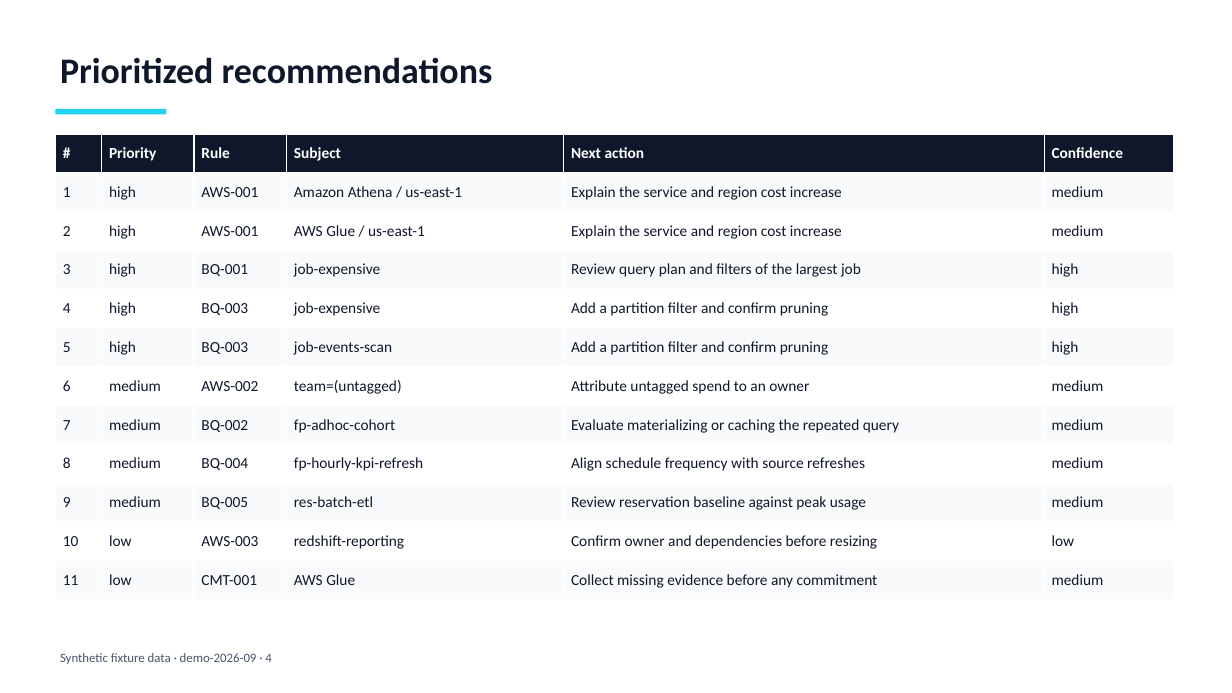
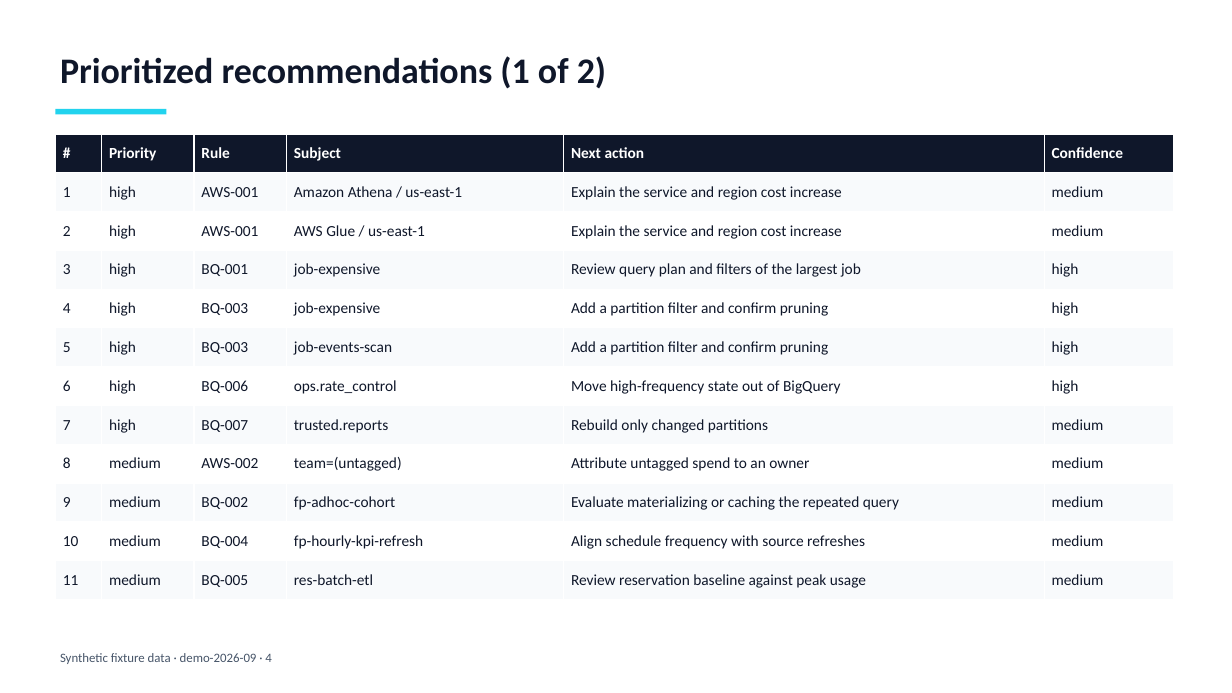
Before and after one commit to LucasRangelSSouza/cloud-data-finops-sdd-toolkit, a slide deck: slide 4 of docs/evidence/release-fixture/synthetic-finops-assessment.pptx. Drawn at 1232x693 pixels with LibreOffice and Linux fonts; fonts in the diff are those of the drawing. Boxes give left, top, right and bottom in pixels: in the first picture for what was removed or moved away, otherwise in the second. Text is boxed around its words. In the diff, an @@ line names an element or a change of style, - is before the commit and + after.

Commit message:
Three rules for the costs that dominate data lakes: BQ-006, BQ-007 and GCS-001
BQ-006 flags a small table used as a high-frequency state store, where slot time is
lock waiting and not scanning. BQ-007 flags a large table recreated in full on every
run. GCS-001 flags a prefix that gains objects every day with no lifecycle rule.

The adapters read the two new BigQuery datasets from JOBS_BY_PROJECT joined to
TABLE_STORAGE, and Cloud Storage prefixes from an approved Storage Insights dataset
(read-only, dataset-scoped, checked by preflight and the query guard). The guard now
ignores write keywords inside string literals. Synthetic scenarios, golden files,
release evidence and docs are regenerated: 14 findings from 12 rules, 135 tests.
Adds scripts/pruning_dry_run.py, which measures partition pruning by dry run.

```diff
--- a/docs/evidence/release-fixture/synthetic-finops-assessment.pptx
+++ b/docs/evidence/release-fixture/synthetic-finops-assessment.pptx
@@ title at <box>60,56,606,89</box>: text changed @@
-Prioritized recommendations
+Prioritized recommendations (1 of 2)
@@ table at <box>55,134,1174,600</box> @@
-row 7: 6 | medium | AWS-002 | team=(untagged) | Attribute untagged spend to an owner | medium
+row 7: 6 | high | BQ-006 | ops.rate_control | Move high-frequency state out of BigQuery | high
-row 8: 7 | medium | BQ-002 | fp-adhoc-cohort | Evaluate materializing or caching the repeated query | medium
+row 8: 7 | high | BQ-007 | trusted.reports | Rebuild only changed partitions | medium
-row 9: 8 | medium | BQ-004 | fp-hourly-kpi-refresh | Align schedule frequency with source refreshes | medium
+row 9: 8 | medium | AWS-002 | team=(untagged) | Attribute untagged spend to an owner | medium
-row 10: 9 | medium | BQ-005 | res-batch-etl | Review reservation baseline against peak usage | medium
+row 10: 9 | medium | BQ-002 | fp-adhoc-cohort | Evaluate materializing or caching the repeated query | medium
-row 11: 10 | low | AWS-003 | redshift-reporting | Confirm owner and dependencies before resizing | low
+row 11: 10 | medium | BQ-004 | fp-hourly-kpi-refresh | Align schedule frequency with source refreshes | medium
-row 12: 11 | low | CMT-001 | AWS Glue | Collect missing evidence before any commitment | medium
+row 12: 11 | medium | BQ-005 | res-batch-etl | Review reservation baseline against peak usage | medium
```
Also in this commit, not shown: 4 other slides changed, 2 slides added, 31 other files.
